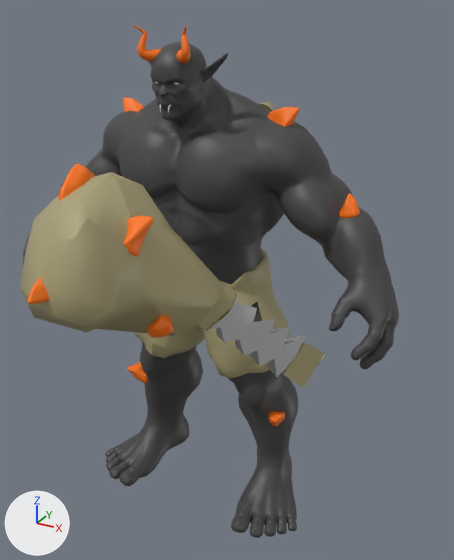
An edit to the FBX model Assets/EnemyBoss/Animations/BossCombo.fbx, drawn before and after from the same camera.
Rendered twice from a 50 mm camera at (0.0554, -0.0746, 0.0908) aimed at (0.0079, 0.0117, 0.0477). The axes (+X, +Y, +Z) are drawn at lower left. The lights are the same throughout. Where no turn or scale is listed for an object, it has been applied to the vertices.

In view in the first picture: 'bolder2', 'polySurface30'.
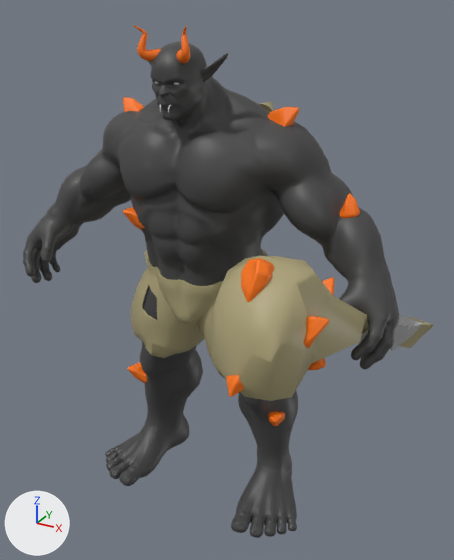
Edits to the scene script, one JSON object a line:
```json
{"op": "set", "path": "ob_bolder2.location", "old": "(0.0101, -0.0128, 0.0609)", "new": "(0.0248, 0.0044, 0.0526)"}
{"op": "set", "path": "ob_bolder2.rotation_euler", "old": "(-1.092, -1.037, 2.481)", "new": "(0.501, -1.761, 0.802)", "note": "degrees (-63, -59, 142) -> degrees (29, -101, 46)"}
```

Boxes (x1, y1, x2, y2) around the edits, measured in the pictures (454 x 560 px):
```json
{"object": "bolder2", "change": "moved, turned", "before": [20, 163, 325, 388], "after": [211, 256, 433, 401]}
```
